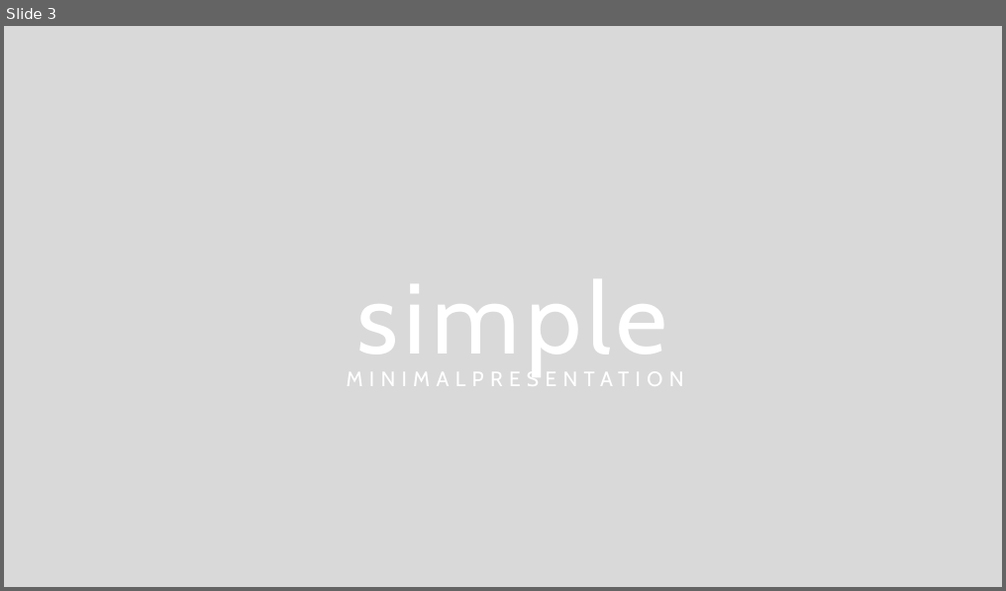
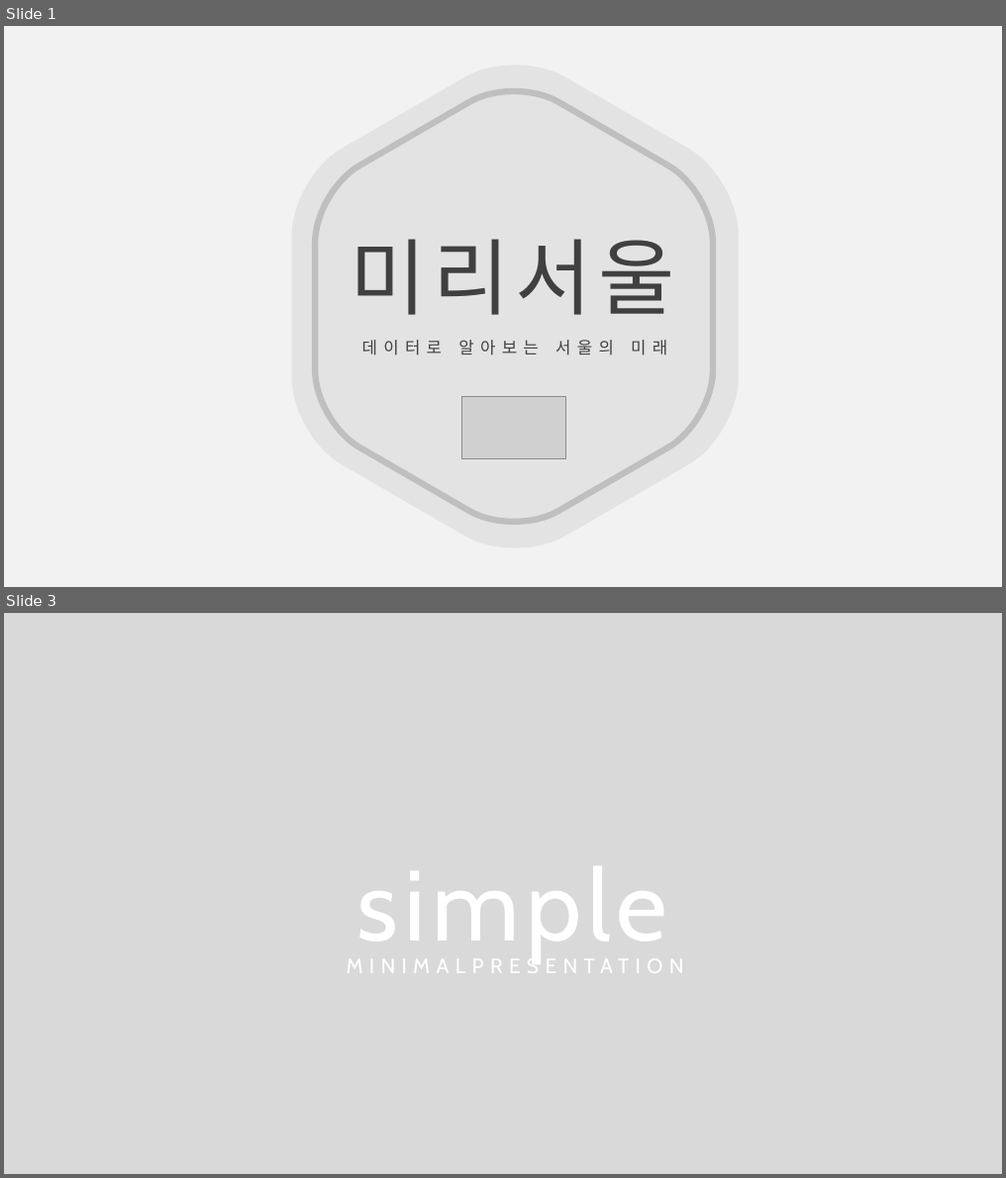
Before and after one commit to bnb1212/TeamProject_Django, a slide deck: 작업 관련 문서/stasia-powerpoint-template/Stasia Free PowerPoint Template/Stasia Free PowerPoint Template.pptx. Shown one above the other, each under a label of ours: slide 3 before the commit, slides 1 and 3 after it; the slides between them are not shown. The pictures are 1006x591 and 1006x1178 pixels, drawn with LibreOffice and Linux fonts; fonts in the diff are those of the drawing; grey boxes stand for pictures. Boxes give left, top, right and bottom in pixels: in the first picture for what was removed or moved away, otherwise in the second. Text is boxed around its words. In the diff, an @@ line names an element or a change of style, - is before the commit and + after.

```diff
--- a/작업 관련 문서/stasia-powerpoint-template/Stasia Free PowerPoint Template/Stasia Free PowerPoint Template.pptx
+++ b/작업 관련 문서/stasia-powerpoint-template/Stasia Free PowerPoint Template/Stasia Free PowerPoint Template.pptx
@@ slide 1 added at (x1=4, y1=26, x2=1002, y2=587), background #F2F2F2 @@
@@ freeform shape added at (x1=292, y1=65, x2=740, y2=549), fill #D9D9D9 at 60% opacity @@
@@ freeform shape added at (x1=316, y1=91, x2=714, y2=522), outline #BFBFBF 6 pt @@
@@ text added at (x1=350, y1=239, x2=675, y2=315), 80 pt, text #404040 @@
+미리서울
@@ text added at (x1=362, y1=340, x2=667, y2=356), 16 pt, text #404040 @@
+데이터로 알아보는 서울의 미래
@@ picture added at (x1=462, y1=396, x2=565, y2=459) @@
```
Also in this commit, not shown: 2 slides changed, 3 other slides added, 3 slides removed, 7 other files.
